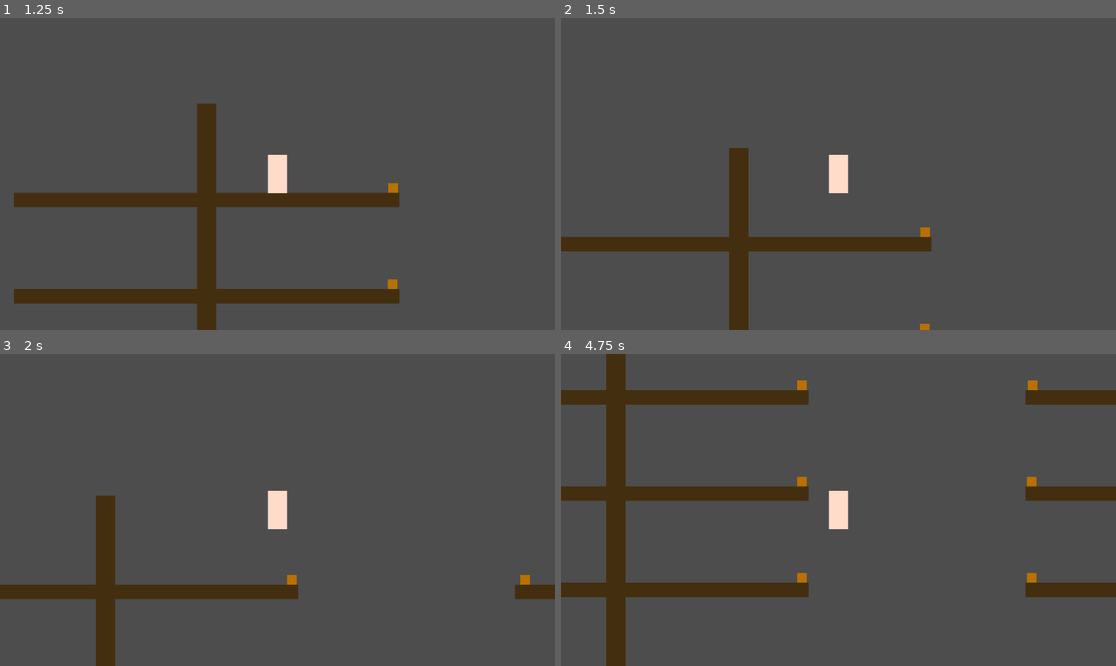
Above: before the commit, frames 1-4 (two rows, left to right).
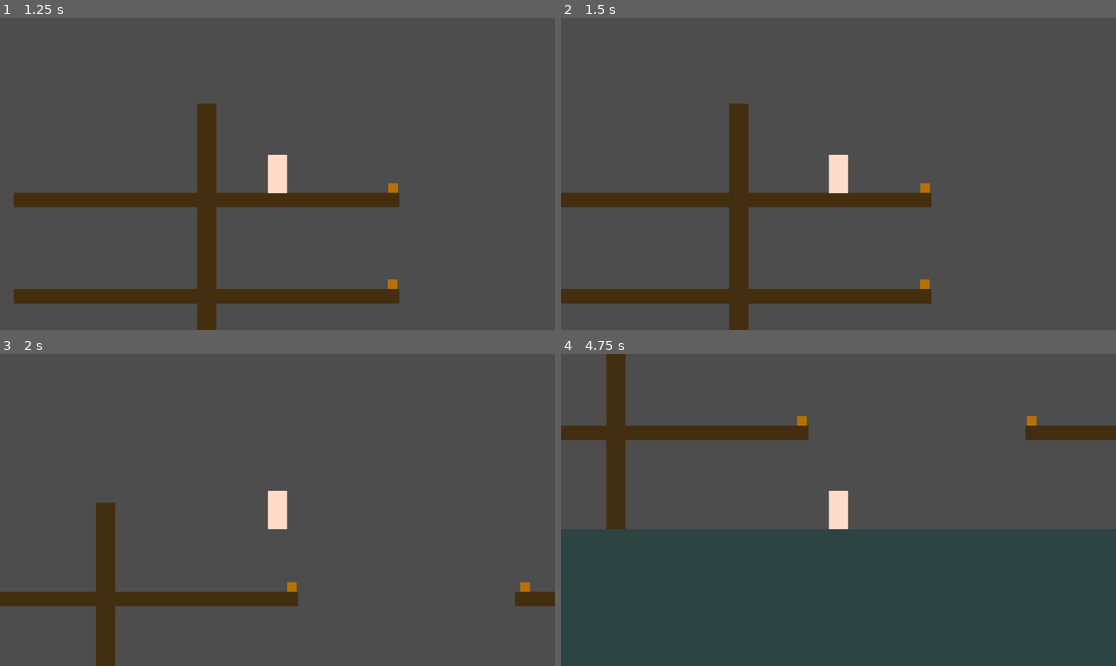
Above: after the commit, the same moments.

Repository: josephclaymiller/NightGlide
Game: Godot game, scene res://start_screen.tscn
The game is run twice, just before and just after one commit, with the same random seed, the same clock (stepped at 60 frames per second) and the same inputs.
Inputs:
- Up to frame 1 (1.25 s): click "2D Platformer" at 0.5 s
- Up to frame 2 (1.5 s): tap Enter (ui_accept) at 1.25 s; hold Right (ui_right) from 1.28 s (still down); hold Enter (ui_accept) from 1.28 s (still down)
- Up to frame 3 (2 s): keep holding Right (ui_right); keep holding Enter (ui_accept); tap Space (jump, bound only after the commit) at 1.52, 1.55, 1.82 s
- Up to frame 4 (4.75 s): release Right (ui_right) at 2.03 s; release Enter (ui_accept) at 2.03 s; hold Down (ui_down) 2.03-2.78 s; tap Space (jump, bound only after the commit) at 2.1, 2.27, 2.57, 3.05, 3.77, 4.07 s; tap Enter (ui_accept) at 2.3, 3.6 s; hold Right (ui_right) 2.78-3.53 s; hold Enter (ui_accept) 2.78-3.53 s; hold Up (ui_up) 3.53-4.28 s; hold Left (ui_left) from 4.28 s (still down); hold Space (jump, bound only after the commit) from 4.28 s (still down)

Frame 1 is identical in both runs. In frame 2, 9.6% of the frame differs, in the area x 0-67%, y 27-100%; in frame 3, 2.7%; in frame 4, 52%, in the area x 0-100%, y 8-100%.

Commit message:
jump accepts PS4 controller X button

Diff:
--- a/night-glide/2D_Platformer/Scripts/player.gd
+++ b/night-glide/2D_Platformer/Scripts/player.gd
@@ -39,17 +39,17 @@
 
 func _handle_jumps() -> void:
 	# Check if jump key pressed
-	if Input.is_action_just_pressed("ui_accept"):
+	if Input.is_action_just_pressed("jump"):
 		if is_on_floor():
 			_jump()
 
 	# Check if jump key held down
-	if Input.is_action_pressed("ui_accept"):
+	if Input.is_action_pressed("jump"):
 		if velocity.y > 0.0:
 			is_gliding = true
 
 	# Check if jump key released
-	if Input.is_action_just_released("ui_accept"):
+	if Input.is_action_just_released("jump"):
 		is_gliding = false
 
 func _glide(delta: float) -> void:
--- a/night-glide/project.godot
+++ b/night-glide/project.godot
@@ -16,6 +16,15 @@
 boot_splash/show_image=false
 config/icon="uid://bdhcdig2ebklb"
 
+[input]
+
+jump={
+"deadzone": 0.2,
+"events": [Object(InputEventJoypadButton,"resource_local_to_scene":false,"resource_name":"","device":-1,"button_index":0,"pressure":0.0,"pressed":true,"script":null)
+, Object(InputEventKey,"resource_local_to_scene":false,"resource_name":"","device":-1,"window_id":0,"alt_pressed":false,"shift_pressed":false,"ctrl_pressed":false,"meta_pressed":false,"pressed":false,"keycode":0,"physical_keycode":32,"key_label":0,"unicode":32,"location":0,"echo":false,"script":null)
+]
+}
+
 [layer_names]
 
 2d_physics/layer_1="world"
